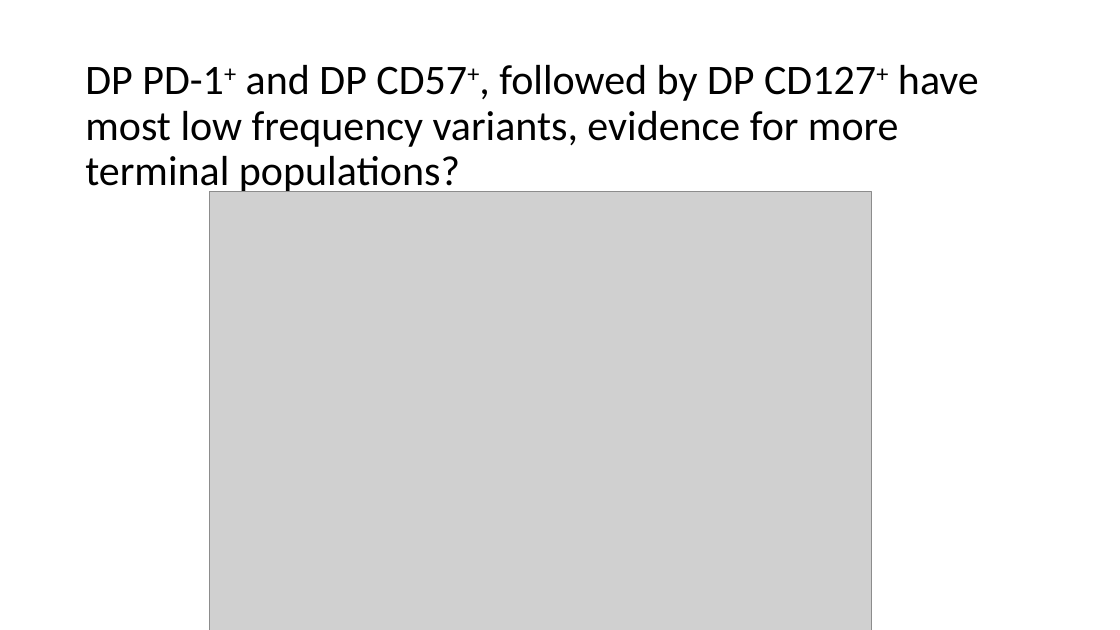
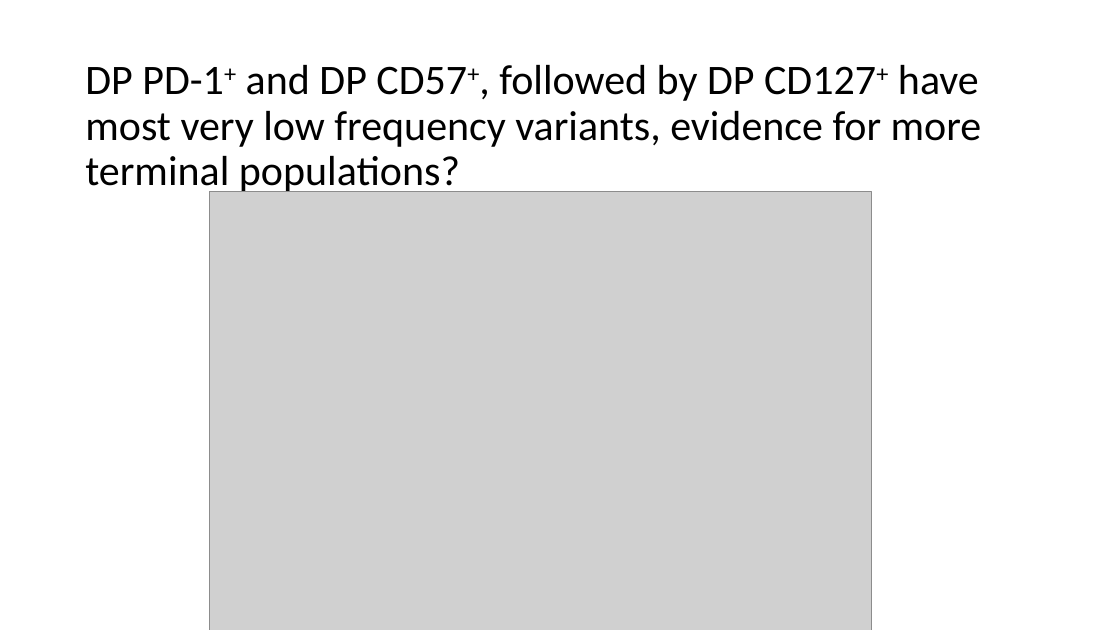
Before and after one commit to tybottorff/bottorffdocs, a slide deck: slide 4 of presentations/weekly_meetings/7_11_24.pptx. Drawn at 1120x630 pixels with LibreOffice and Linux fonts; fonts in the diff are those of the drawing; grey boxes stand for pictures. Boxes give left, top, right and bottom in pixels: in the first picture for what was removed or moved away, otherwise in the second. Text is boxed around its words. In the diff, an @@ line names an element or a change of style, - is before the commit and + after.

Commit message:
Update slides

```diff
--- a/presentations/weekly_meetings/7_11_24.pptx
+++ b/presentations/weekly_meetings/7_11_24.pptx
@@ title at box(85, 65, 982, 196): text changed @@
-DP PD-1+ and DP CD57+, followed by DP CD127+ have most low frequency variants, evidence for more terminal populations?
+DP PD-1+ and DP CD57+, followed by DP CD127+ have most very low frequency variants, evidence for more terminal populations?
```
